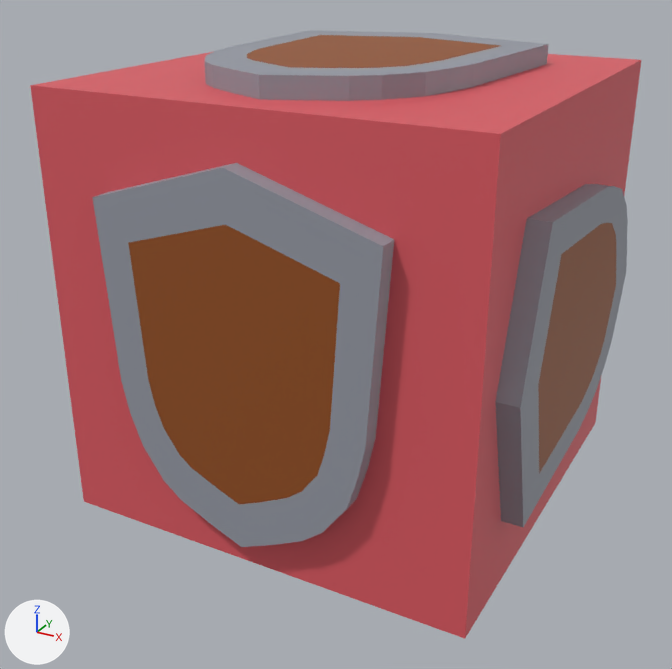
The OBJ model CSE125Group2Game/CSE125Group2Game/Assets/models/powerups/negative/invincibility/negative-invincibility.obj, before and after one commit.
The view is the same before and after, from a 50 mm lens placed at (8.63, -3.8, 1.59), pointed at (6.62, -0.15, -0.23). The lights are fixed; the arrows at lower left show +X, +Y and +Z. Where no turn or scale is listed for an object, it has been applied to the vertices.

Objects in the first picture: 'Cube.019_Cube.052'.
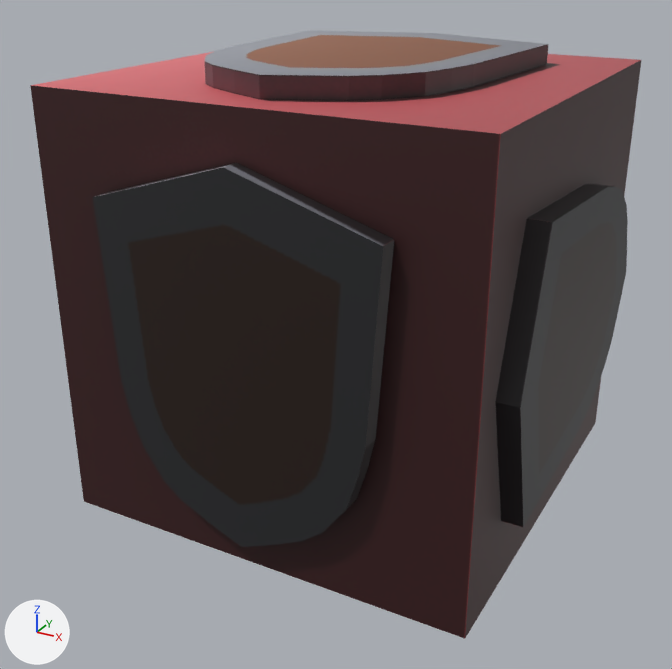
Where the change shows, as pixel boxes [x1, y1, x2, y2] in the pictures (672 x 669 px):
'Cube.019_Cube.052', surface changed
    both: [30, 33, 641, 639]

Patch to the scene script:
```diff
--- a/CSE125Group2Game/CSE125Group2Game/Assets/models/powerups/negative/invincibility/negative-invincibility.obj.py
+++ b/CSE125Group2Game/CSE125Group2Game/Assets/models/powerups/negative/invincibility/negative-invincibility.obj.py
@@ img_negative_invincibility_png @@
+img_negative_invincibility_png = load_image('negative-invincibility.png', 'negative-invincibility.png', 1024, 1024, 'sRGB')
@@ mat_sword_blade @@
 mat_sword_blade = principled_material('Sword-blade')
-mat_sword_blade.base_color = (0.309, 0.328, 0.381)  # grey #979ba6
+mat_sword_blade.texture = img_negative_invincibility_png
 mat_sword_blade.roughness = 0.526
@@ mat_sword_hilt @@
 mat_sword_hilt = principled_material('Sword-hilt')
-mat_sword_hilt.base_color = (0.299, 0.08, 0.0123)  # brown #95501d
+mat_sword_hilt.texture = img_negative_invincibility_png
 mat_sword_hilt.roughness = 0.526
@@ mat_negative @@
 mat_negative = principled_material('Negative')
-mat_negative.base_color = (0.729, 0.102, 0.123)  # red #de5a62
+mat_negative.texture = img_negative_invincibility_png
 mat_negative.roughness = 0.526
```
